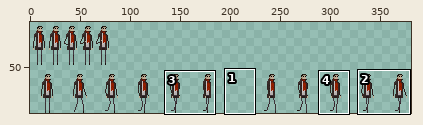
Sprite sheet, stored at core/assets/characters/player.png. The first picture is a wide view before the edit; the outline marks the close-up.
Close-up. As it was:
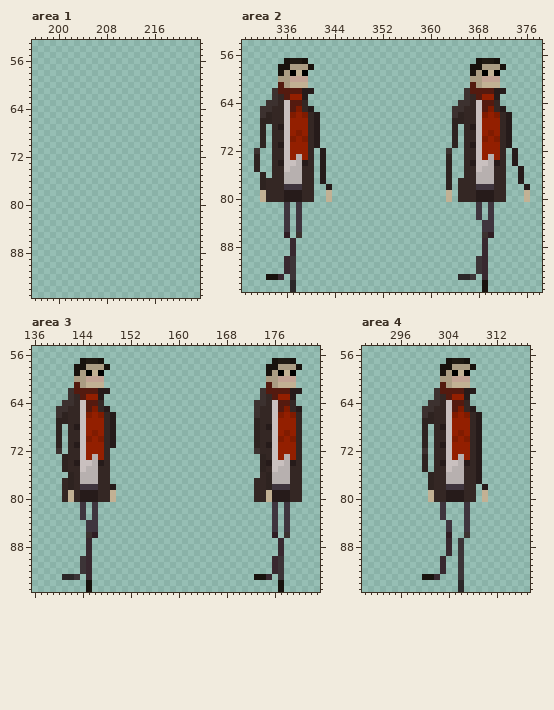
The file is 384x96 pixels. Colours within 5 levels of each other are drawn and written as one. Shown: area 1: x 196..223, y 53..95; area 2: x 329..378, y 54..95; area 3: x 136..183, y 55..95; area 4: x 290..317, y 55..95. The old version is drawn lined up with the new one. The wide view leaves out empty margins. The commit also changed other parts of the picture, which this record leaves out.
And afterwards:
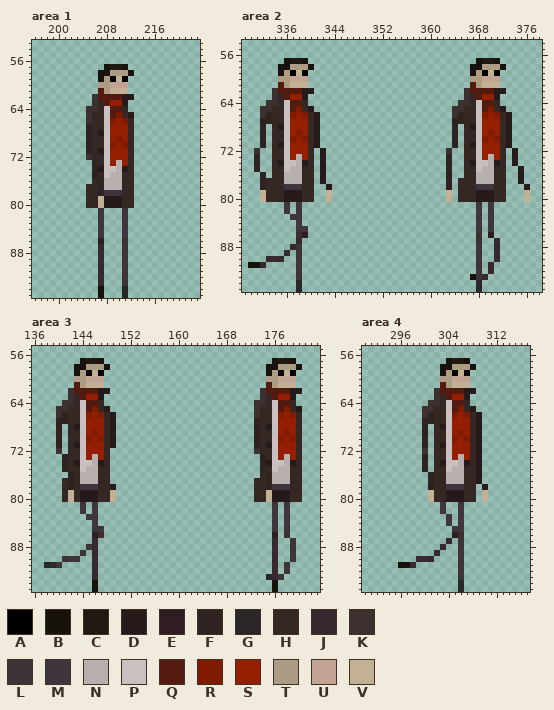
Palette (. is transparent): A #000000  B #18120d  C #201912  D #261b1a  E #2f1d23  F #2e2320  G #2b2728  H #342724  J #38282f  K #3c312f  L #3c3437  M #3f353e  N #b7b0af  P #c9c0bf  Q #541a0f  R #801b00  S #931f00  T #ab9c83  U #c2a394  V #c2b194
The edit:
drawings rearranged on the sheet (the old picture shows each at its new place; 7 dropped ones are not shown)
--- area 1
@@ x 203..214 @@
 56 ............
-57 ............
-58 ............
-59 ............
-60 ............
-61 ............
-62 ............
-63 ............
-64 ............
-65 ............
-66 ............
-67 ............
-68 ............
-69 ............
-70 ............
-71 ............
-72 ............
-73 ............
-74 ............
-75 ............
-76 ............
-77 ............
-78 ............
-79 ............
-80 ............
-81 ............
-82 ............
-83 ............
-84 ............
-85 ............
-86 ............
-87 ............
-88 ............
-89 ............
-90 ............
-91 ............
-92 ............
-93 ............
-94 ............
-95 ............
+57 .....BCCB...
+58 ....BBTTTB..
+59 ....BTAVA...
+60 ....TTUUU...
+61 ....QTVVV...
+62 ...KQQQQDD..
+63 ...KHQSSD...
+64 ..KKHPQQH...
+65 ..KHHPQRHD..
+66 ..KHHPRSRH..
+67 ..FHHPSSSH..
+68 ..FHDPSSSH..
+69 ..FHHPSRSH..
+70 ..FHHPRSRH..
+71 ..FHDPSSSH..
+72 ..KHHPSSSH..
+73 ...FHPSNSH..
+74 ...FDPPNDH..
+75 ...FHPNNHH..
+76 ...HFNNNHH..
+77 ..HHFNNNHH..
+78 ..HHFMMMHH..
+79 ..HHVDDDHH..
+80 ..HHVDDDHH..
+81 ....M...M...
+82 ....M...M...
+83 ....M...M...
+84 ....M...M...
+85 ....M...M...
+86 ....E...K...
+87 ....J...L...
+88 ....J...L...
+89 ....J...L...
+90 ....J...L...
+91 ....J...L...
+92 ....J...L...
+93 ....J...L...
+94 ....B...G...
+95 ....B...G...
--- area 2
@@ x 329..378 @@
 82 .......M.M.............................M.M........
-83 .......M.M.............................M.M........
-84 .......M.M..............................MM........
-85 .......M.M..............................MM........
-86 .......E.K..............................KE........
-87 ........J...............................J.........
-88 ........J...............................J.........
-89 ........J...............................J.........
-90 .......JL..............................LJ.........
-91 .......JL..............................LJ.........
-92 .......JL..............................LJ.........
-93 ....BBJ.L...........................GGL.J.........
-94 ........G...............................B.........
-95 ........G...............................B.........
+83 ........MM.............................M.M........
+84 .........M.............................M.M........
+85 .........MM............................M.M........
+86 .........KE............................K.E........
+87 .........J.............................L..J.......
+88 ........JL.............................L..J.......
+89 .......J.L.............................L..J.......
+90 ....JJJ..L.............................L..J.......
+91 .BBJ.....L.............................L.J........
+92 .........L.............................L.J........
+93 .........L............................BLJ.........
+94 .........G.............................G..........
+95 .........G.............................G..........
--- area 3
@@ x 136..183 @@
 82 ........M.M.............................M.M.....
-83 ........M.M.............................M.M.....
-84 .........MM.............................M.M.....
-85 .........MM.............................M.M.....
-86 .........KE.............................E.K.....
-87 .........J...............................J......
-88 .........J...............................J......
-89 .........J...............................J......
-90 ........LJ..............................JL......
-91 ........LJ..............................JL......
-92 ........LJ..............................JL......
-93 .....GGL.J...........................BBJ.L......
-94 .........B...............................B......
-95 .........B...............................B......
+83 .........MM.............................M.M.....
+84 ..........M.............................M.M.....
+85 ..........MM............................M.M.....
+86 ..........EK............................E.K.....
+87 ..........J.............................J..L....
+88 .........LJ.............................J..L....
+89 ........L.J.............................J..L....
+90 .....LLL..J.............................J..L....
+91 ..GGL.....J.............................J.L.....
+92 ..........J.............................J.L.....
+93 ..........J............................GJL......
+94 ..........B.............................B.......
+95 ..........B.............................B.......
--- area 4
@@ x 294..309 @@
 80 .......VHHDDDHH.
-81 .........M...M..
-82 .........M...M..
-83 .........M...M..
-84 ..........M..M..
-85 ..........M..M..
-86 ..........E..K..
+81 .........M..M...
+82 .........M..M...
+83 ..........M.M...
+84 ..........M.M...
+85 ...........MM...
+86 ...........EK...
 87 ..........J.L...
-88 ..........J.L...
-89 ..........J.L...
-90 .........J..L...
-91 .........J..L...
-92 .........J..L...
-93 ......BBJ...L...
+88 .........J..L...
+89 ........J...L...
+90 .....JJJ....L...
+91 ..BBJ.......L...
+92 ............L...
+93 ............L...
 94 ............G...
Where, in picture pixels (left, top, right, bottom), the same in both close-ups:
added: (86, 64, 134, 298)
changed: (248, 214, 308, 292)
changed: (458, 220, 500, 292)
changed: (44, 514, 104, 592)
changed: (254, 538, 296, 592)
changed: (398, 502, 470, 580)
